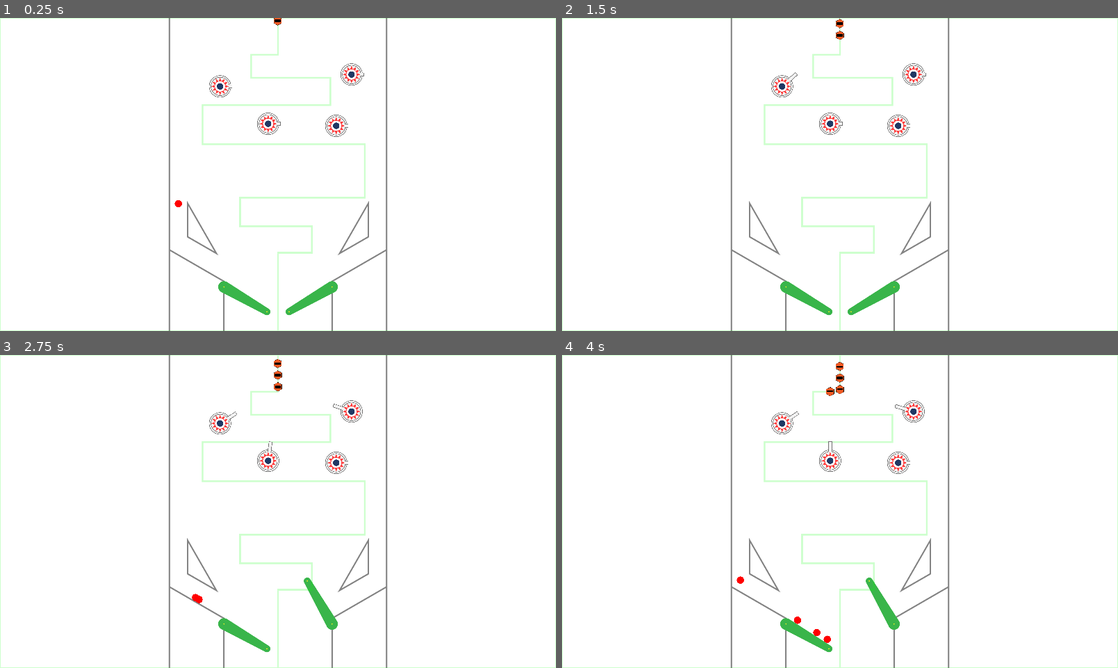
Above: before the commit, frames 1-4 (two rows, left to right).
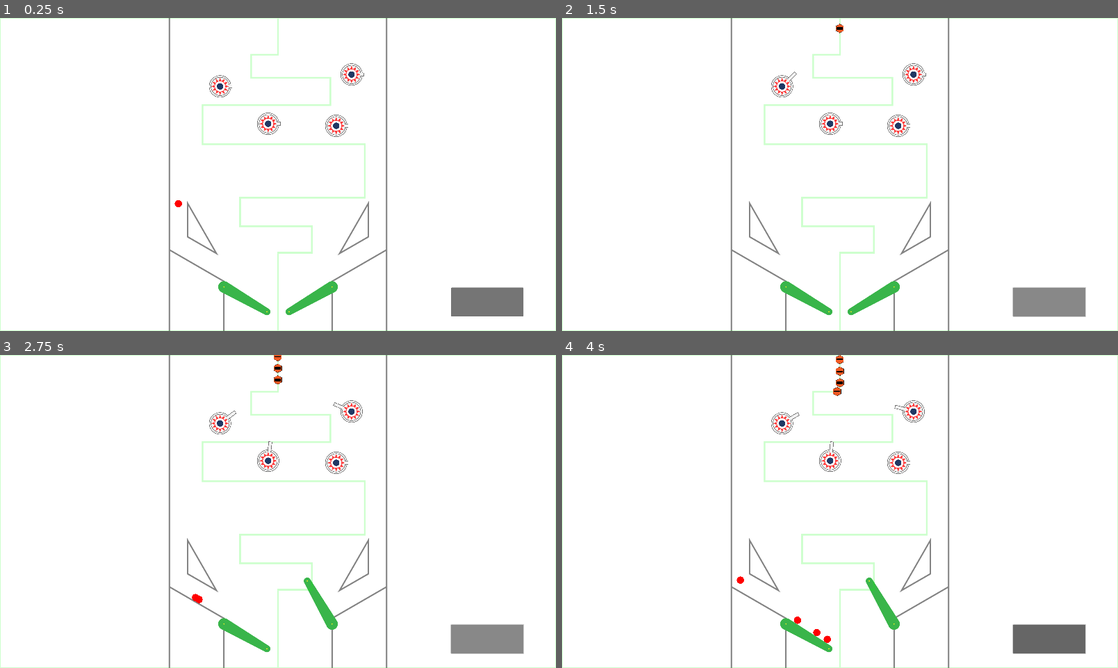
Above: after the commit, the same moments.

Repository: cxhuy/ptd
Game: Godot game, scene res://scenes/game.tscn
Two runs of this game, one before a commit and one after it. Both use one fixed random seed, a clock stepped at 60 frames per second and the inputs below.
Inputs (mouse positions are in pixels of both pictures, inside the frame that each line leads up to):
- Up to frame 1 (0.25 s): no input
- Up to frame 2 (1.5 s): click (1051, 302) at 0.52 s; click (1051, 302) at 1.27 s
- Up to frame 3 (2.75 s): tap Enter at 2 s; hold / (rightFlip) from 2.03 s (still down); hold Space (addBall) from 2.03 s (still down)
- Up to frame 4 (4 s): release / (rightFlip) at 2.78 s; release Space (addBall) at 2.78 s; hold Z (leftFlip) 2.78-3.53 s; tap Space (addBall) at 2.85 s; hold / (rightFlip) from 3.53 s (still down); hold Space (addBall) from 3.53 s (still down)

The runs differ from the first frame. In frame 1, 1.2% of the frame differs, in the area x 49-95%, y 0-96%; in frame 2, 1.4%; in frame 3, 1.4%; in frame 4, 1.5%, in the area x 37-95%, y 0-96%.

Commit message:
feat: add wave start button

Diff:
--- a/scenes/enemy/enemy.tscn
+++ b/scenes/enemy/enemy.tscn
@@ -6,7 +6,7 @@
 [sub_resource type="CircleShape2D" id="CircleShape2D_ip4t1"]
 radius = 15.0
 
-[node name="Enemy" type="CharacterBody2D"]
+[node name="Enemy" type="CharacterBody2D" groups=["Enemies"]]
 collision_layer = 64
 collision_mask = 0
 script = ExtResource("1_3xke4")
--- a/scenes/game.tscn
+++ b/scenes/game.tscn
@@ -114,5 +114,12 @@
 [node name="Tower5" parent="." instance=ExtResource("8_vrbsv")]
 position = Vector2(760, 236)
 
+[node name="WaveStartButton" type="Button" parent="."]
+offset_left = 1557.5
+offset_top = 930.0
+offset_right = 1807.5
+offset_bottom = 1030.0
+
 [connection signal="body_entered" from="Walls" to="Walls" method="_on_body_entered"]
 [connection signal="timeout" from="Enemies/SpawnTimer" to="Enemies" method="_on_spawn_timer_timeout"]
+[connection signal="pressed" from="WaveStartButton" to="Enemies" method="_on_wave_start_button_pressed"]
--- a/scripts/enemy/enemySpawn.gd
+++ b/scripts/enemy/enemySpawn.gd
@@ -1,7 +1,9 @@
 extends Path2D
 
 var enemy := preload("res://scenes/enemy/enemy.tscn")
-
+var currentWave: int = 1
+var enemySpawnFinish: bool = false
+var inGame: bool = false
 
 #func _on_spawn_timer_timeout():
 #	var enemyPath: PathFollow2D = PathFollow2D.new()
@@ -10,16 +12,28 @@
 #	enemyPath.add_child(enemyInstance)
 #	self.add_child(enemyPath)
 
+func _process(delta):
+	if enemySpawnFinish and get_tree().get_nodes_in_group("Enemies").size() == 0:
+		print("done")
+		enemySpawnFinish = false
+		inGame = false
+		currentWave += 1
 
-func _ready():
-	startWave(1)
+
+func _on_wave_start_button_pressed():
+	if !inGame:
+		startWave(currentWave)
+		inGame = true
 
 
 func startWave(wave):
+	var wavePattern: Array[Array]
 	match wave:
 		1:
-			var wavePattern: Array[Array] = [[0, 10, 1]]
-			spawnEnemies(wavePattern)
+			wavePattern = [[0, 5, 1]]
+		2:
+			wavePattern = [[0, 10, 1]]
+	spawnEnemies(wavePattern)
 
 
 func spawnEnemies(wavePattern):
@@ -35,3 +49,4 @@
 			enemyPath.add_child(enemyInstance)
 			self.add_child(enemyPath)
 			await get_tree().create_timer(spawnDelay).timeout
+	enemySpawnFinish = true
